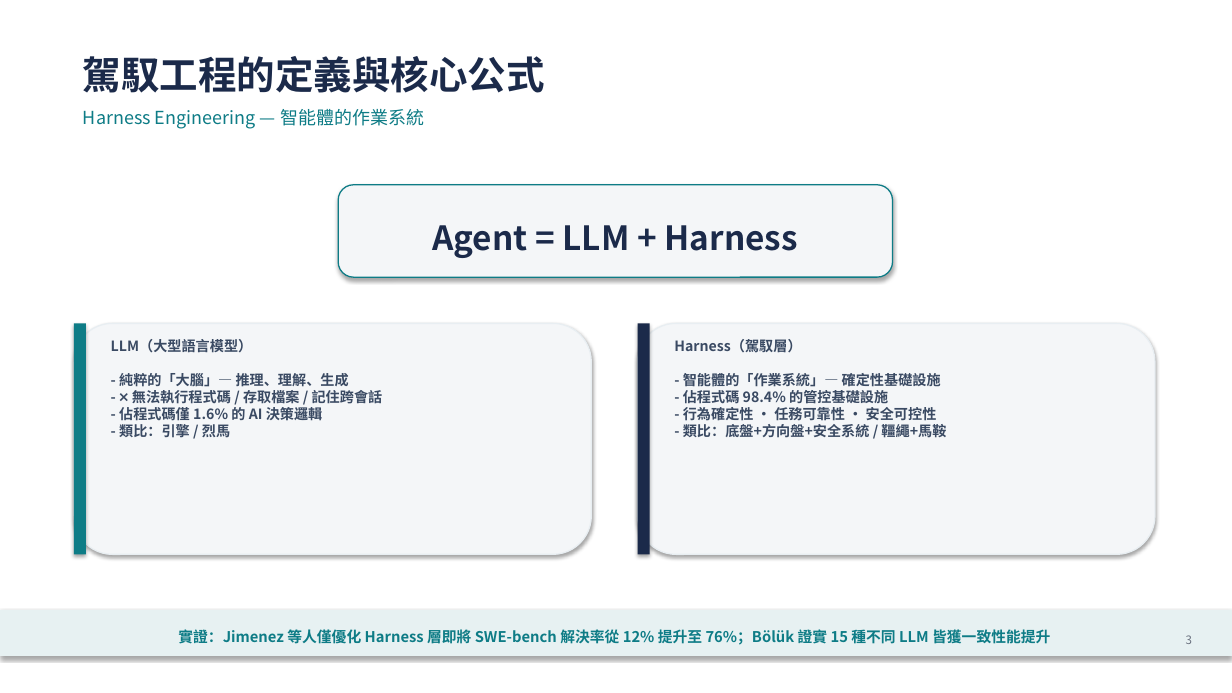
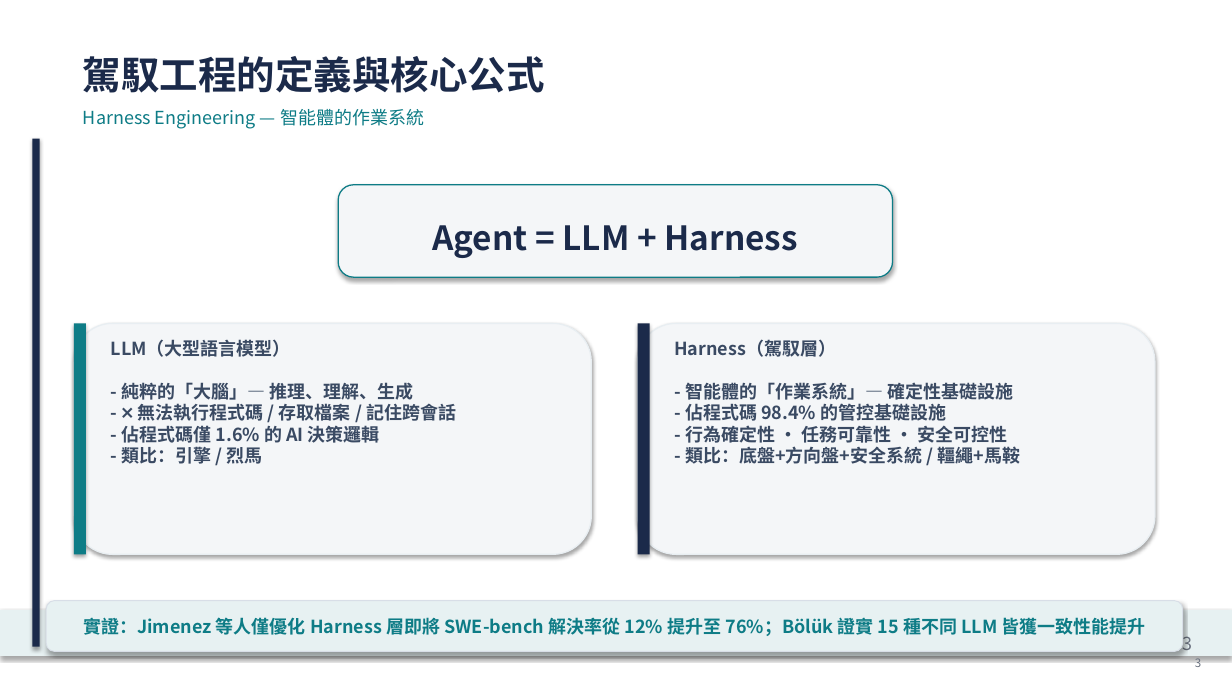
Before and after one commit to eddyzaeros-ops/ai-agent-harness-architecture, a slide deck: slide 3 of 智能體駕馭工程_Claude_Code簡報.pptx. Drawn at 1232x693 pixels with LibreOffice and Linux fonts; fonts in the diff are those of the drawing. Boxes give left, top, right and bottom in pixels: in the first picture for what was removed or moved away, otherwise in the second. Text is boxed around its words. In the diff, an @@ line names an element or a change of style, - is before the commit and + after.

Commit message:
chore: upgrade PPTX body font size to 14pt and sync updated docs

```diff
--- a/智能體駕馭工程_Claude_Code簡報.pptx
+++ b/智能體駕馭工程_Claude_Code簡報.pptx
@@ rectangle added at (32, 139, 40, 647), fill #1B2A4A @@
@@ text "LLM（大型語言模型） - 純粹的「大腦」— 推理、理解、生成 - ..." at (111, 339, 456, 464): size 11 to 14 pt @@
@@ text "Harness（駕馭層） - 智能體的「作業系統」— 確定性基礎設施 - ..." at (674, 339, 1021, 464): size 11 to 14 pt @@
@@ text "實證：Jimenez 等人僅優化 Harness 層即將 SWE-bench ..." at (83, 614, 1146, 638): size 11.5 to 14 pt @@
@@ rounded rectangle added at (46, 601, 1183, 652), fill #E7F1F2, outline #D8DEE7 0.75 pt, 14 pt, text #0E7C86, bold @@
+實證：Jimenez 等人僅優化 Harness 層即將 SWE-bench 解決率從 12% 提升至 76%；Bölük 證實 15 種不同 LLM 皆獲一致性能提升
@@ text "3" at (1182, 632, 1192, 656): size 9 to 14 pt @@
@@ text added at (1195, 656, 1201, 671), 9 pt, text #6B7280 @@
+3
```
Also in this commit, not shown: 14 other slides changed, 4 other files.
